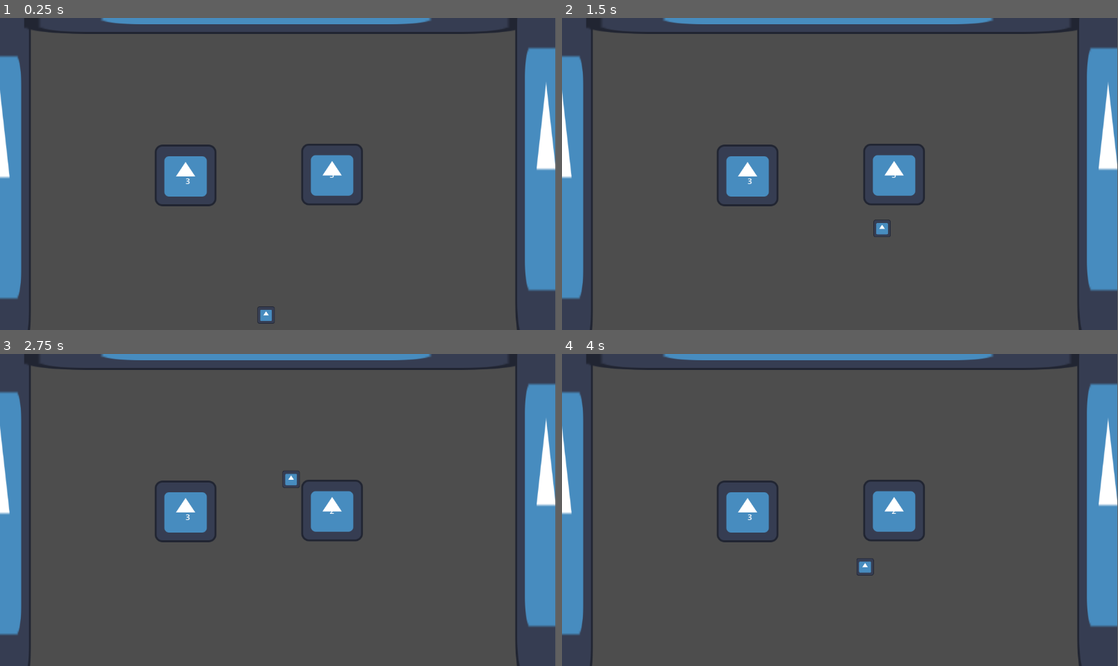
Above: before the commit, frames 1-4 (two rows, left to right).
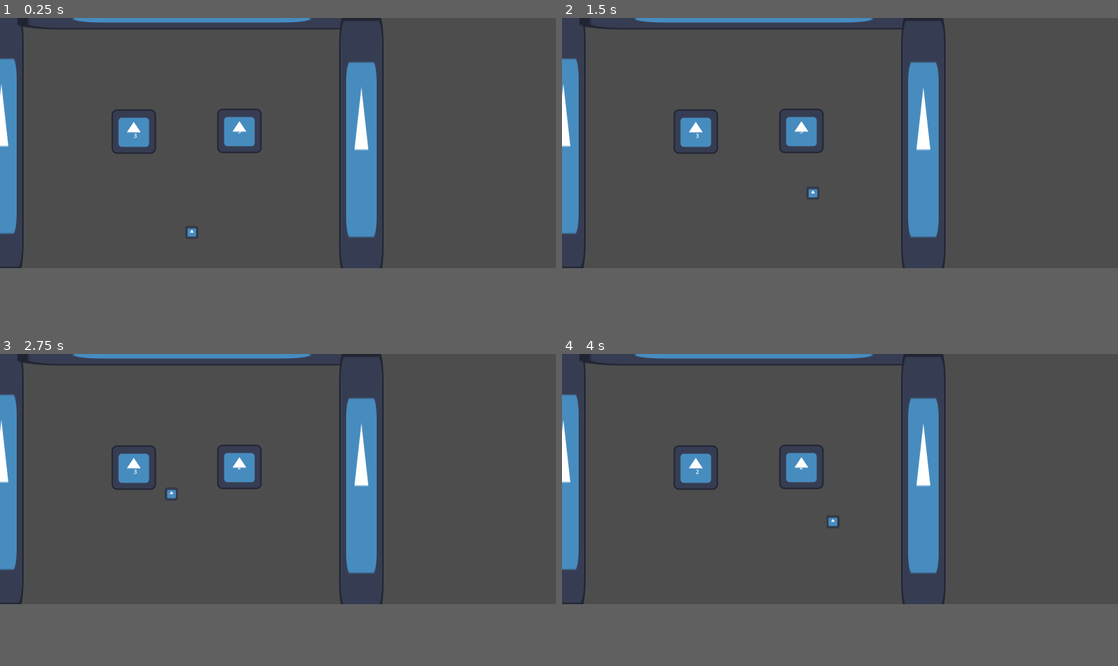
Above: after the commit, the same moments.

Repository: FictionalCodes/20Games
Game: Godot game, scene res://test.tscn
Two runs of this game, one before a commit and one after it. Both use one fixed random seed, a clock stepped at 60 frames per second and the inputs below. The engine's default icon, where the game draws it, is replaced by a stand-in: a white triangle on a blue panel in a dark square.
Inputs (mouse positions are in pixels of both pictures, inside the frame that each line leads up to):
- Up to frame 1 (0.25 s): no input
- Up to frame 2 (1.5 s): tap Enter at 0.5 s; move the mouse to (962, 158) at 0.52 s; click (962, 158) at 0.6 s; move the mouse to (728, 189) at 1.27 s; click (728, 189) at 1.35 s
- Up to frame 3 (2.75 s): move the mouse to (333, 441) at 2.02 s; click (333, 441) at 2.1 s
- Up to frame 4 (4 s): move the mouse to (812, 572) at 2.77 s; click (812, 572) at 2.85 s; move the mouse to (1006, 556) at 3.52 s; click (1006, 556) at 3.6 s
In our replay, the window is 799x449 before the commit and 800x360 after it. These sizes can differ from the game's own. Grey fills any space a smaller window leaves; there, only what the larger window draws over its background counts as a difference.

The runs differ from the first frame. In frame 1, 16% of the frame differs, in the area x 0-100%, y 0-100%; in frame 2, 16%; in frame 3, 15%; in frame 4, 16%.

Commit message:
update screen size

Diff:
--- a/Game2-Breakout/project.godot
+++ b/Game2-Breakout/project.godot
@@ -14,6 +14,12 @@
 run/main_scene="res://test.tscn"
 config/features=PackedStringArray("4.2", "GL Compatibility")
 config/icon="res://icon.svg"
+
+[display]
+
+window/size/viewport_width=1600
+window/size/viewport_height=720
+window/stretch/mode="viewport"
 
 [editor]
 
@@ -40,5 +46,4 @@
 
 [rendering]
 
-renderer/rendering_method="gl_compatibility"
-renderer/rendering_method.mobile="gl_compatibility"
+renderer/rendering_method="mobile"
--- a/Game2-Breakout/test.tscn
+++ b/Game2-Breakout/test.tscn
@@ -18,7 +18,10 @@
 
 [node name="Node2D" type="Node2D"]
 
+[node name="CanvasLayer" type="CanvasLayer" parent="."]
+
 [node name="Wall" type="StaticBody2D" parent="."]
+position = Vector2(4, 38)
 collision_mask = 0
 
 [node name="Sprite2D" type="Sprite2D" parent="Wall"]
@@ -45,7 +48,7 @@
 shape = SubResource("RectangleShape2D_do3vs")
 
 [node name="Wall3" type="StaticBody2D" parent="."]
-position = Vector2(1133, -17)
+position = Vector2(1040, 48)
 collision_mask = 0
 
 [node name="Sprite2D" type="Sprite2D" parent="Wall3"]
